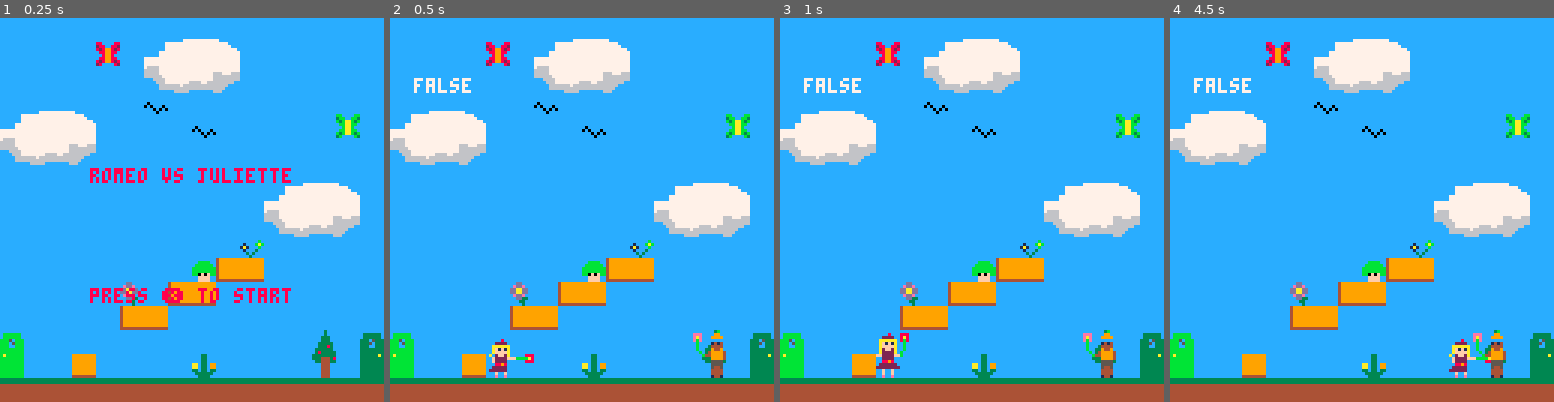
Above: before the commit, frames 1-4 (left to right).
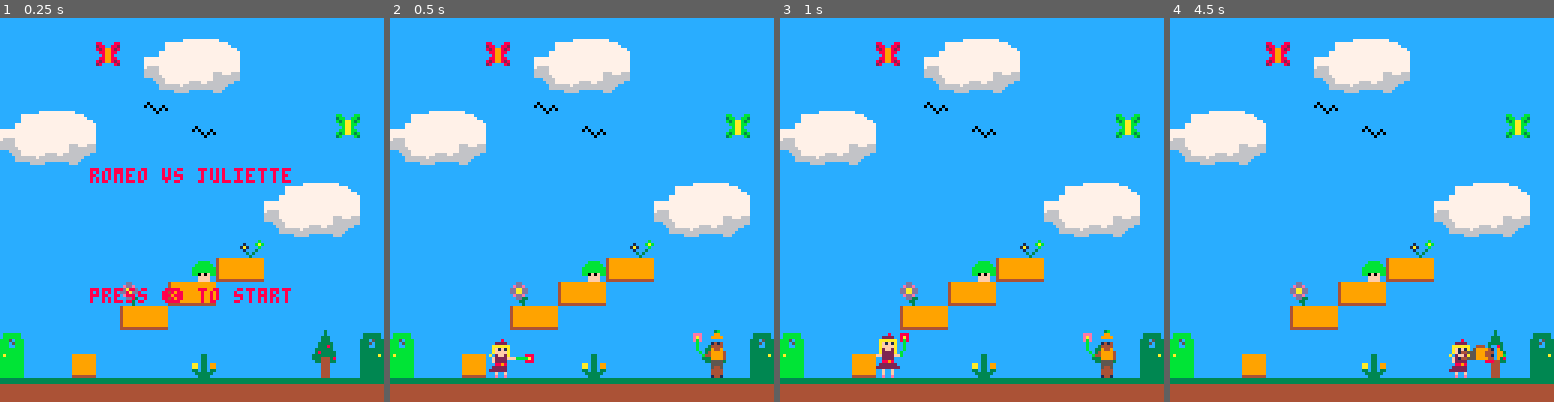
Above: after the commit, the same moments.

Repository: adatechschool/projet_collectif_pico_8-projet_petit_elon
Game: PICO-8 cartridge quentind2.p8
Two runs of this game, one before a commit and one after it. Both use one fixed random seed, a clock stepped at 60 frames per second and the inputs below.
Inputs:
- Up to frame 1 (0.25 s): no input
- Up to frame 2 (0.5 s): tap X (X key) at 0.33 s
- Up to frame 3 (1 s): tap O (Z key) at 0.7 s
- Up to frame 4 (4.5 s): tap X (X key) at 1.07, 1.85, 2.97, 4.08 s; hold Right 1.6-2.1 s; tap O (Z key) every 0.4 s from 1.7 to 4.1 s; hold Up 2.15-2.42 s; hold Right 2.47-3.03 s; hold Left 3.08-3.58 s; hold Right from 4.02 s (still down)

Frame 1 is identical in both runs. In frame 2, 0.3% of the frame differs, in the area x 6-22%, y 15-20%; in frame 3, 0.3%; in frame 4, 0.8%, in the area x 6-88%, y 15-94%.

Commit message:
fix combat outcomes ko & blocked

Diff:
--- a/quentind2.p8
+++ b/quentind2.p8
@@ -6,6 +6,7 @@
 
 
 state=0
+music(0)
 originx=448
 camx=(originx-64)
 camy=0
@@ -92,9 +93,8 @@
 }
 
 players = {p1, p2}
-
-debug_var = p1.defending
-debug_timer = 0
+p1.other_player=p2
+p2.other_player=p1
 
 end
 
@@ -123,7 +123,7 @@
 
 function _update60()
  if (state==0) update_menu()
- if (state==1) update_game()
+ if (state==1) update_game() music(-1)
  if (state==2) update_go1()
  if (state==3) update_go2()
 
@@ -151,8 +151,10 @@
 	camera(camx,camy)
 	player_animate(p1)
 	player_animate(p2)
-	debug_var = p2.defending
-	print(debug_var, camx+8, camy+20, 7)
+	-- debug_var = p1.other_player.defending
+	-- debug_var2 = p2.defending
+	-- print(debug_var, camx+8, camy+20, 7)
+	-- print(debug_var2, camx+8, camy+28, 7)
 end
 
 function update_menu()
@@ -282,7 +284,7 @@
 		if player==p1 then
 			player.x=camx+5
 		elseif player==p2 then
-			player.x=camx+123
+			player.x=camx+104
 		end
 		reset_combat_val(player)
 	end
@@ -304,6 +306,7 @@
 				player.sp=player.sp_jump
 				player.dy-=player.boost
 				player.landed=false
+				sfx(0)
 		end
 
 		if btnp(🅾️, player.player_key)
@@ -314,6 +317,7 @@
 		if btnp(❎,player.player_key)
 			and player.can_atk==true then
 				attack(player)
+				sfx(1)
 		end
 	end
 
@@ -382,11 +386,13 @@
 function go1()
 if fget(mget(p2.x/8+0.5,p2.y/8+0.5),5) then
  state=2
+ sfx(2)
  end
 end
 function go2()
 if fget(mget(p1.x/8+0.5,p1.y/8+0.5),4) then
  	state=3
+ 	sfx(2)
  	end
 end
 
@@ -494,7 +500,8 @@
 	player.can_atk=false
 	player.can_def=false
 	player.ko=true
-	player.h=8
+	player.y-=8
+	--player.h=8
 	player.respawn_timer=time()+3
 end
 
Not shown, changed: the thumbnail (__label__) section of quentind2.p8
Not shown, changed: the music (__music__) section of quentind2.p8
Not shown, changed: the sound effects (__sfx__) section of quentind2.p8
